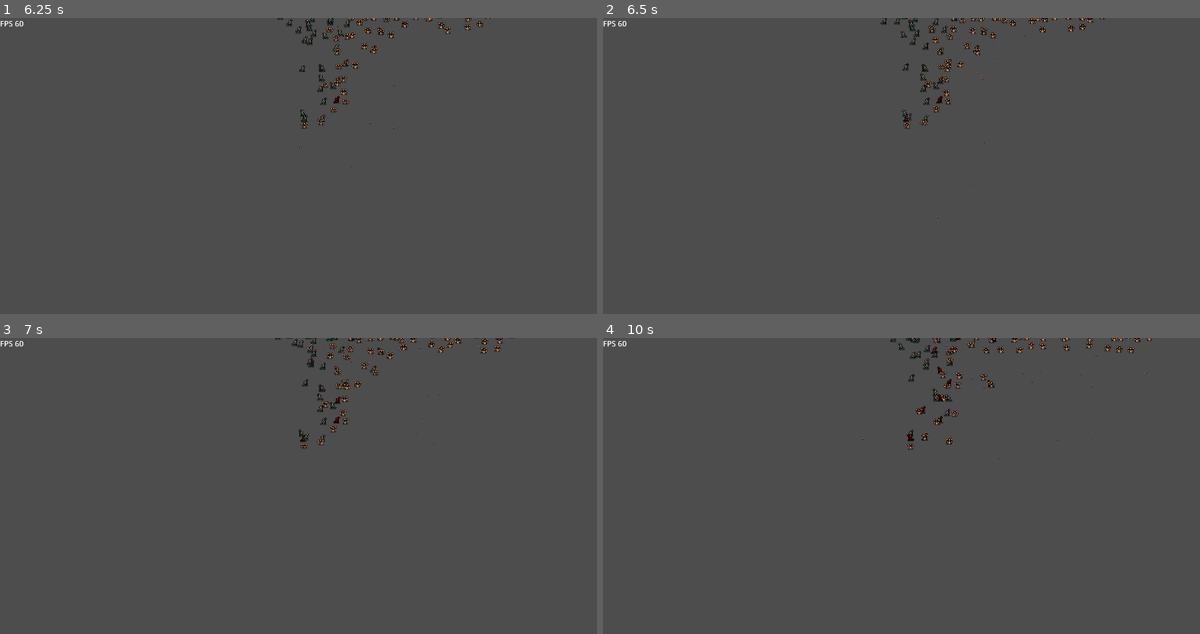
Above: before the commit, frames 1-4 (two rows, left to right).
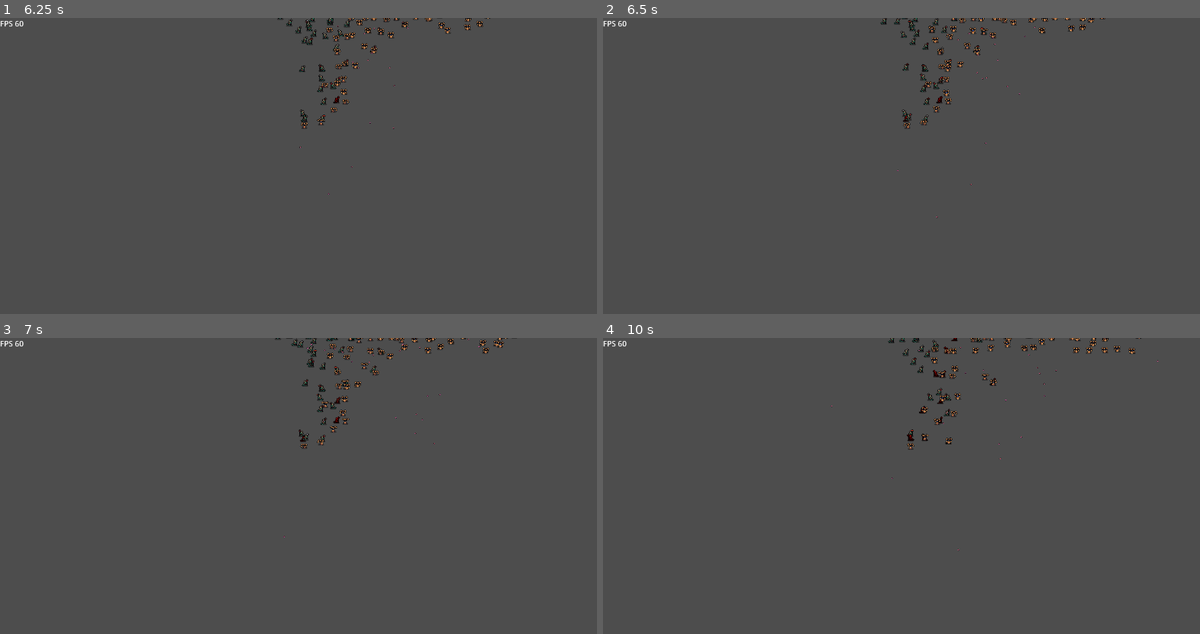
Above: after the commit, the same moments.

Repository: Snayff/nqp3
Game: Godot game, scene res://scenes/stages/combat/stage_combat.tscn
Two runs of this game, one before a commit and one after it. Both use one fixed random seed, a clock stepped at 60 frames per second and the inputs below.
Inputs (mouse positions are in pixels of both pictures, inside the frame that each line leads up to):
- Up to frame 1 (6.25 s): move the mouse to (435, 171) at 0.52 s; click (435, 171) at 0.67 s; move the mouse to (185, 207) at 1.27 s; click (185, 207) at 1.42 s; move the mouse to (364, 112) at 2.02 s; click (364, 112) at 2.17 s; move the mouse to (274, 257) at 2.77 s; click (274, 257) at 2.92 s; move the mouse to (489, 240) at 3.52 s; click (489, 240) at 3.67 s; move the mouse to (119, 136) at 4.27 s; click (119, 136) at 4.42 s; move the mouse to (334, 189) at 5.02 s; click (334, 189) at 5.17 s; move the mouse to (214, 103) at 5.77 s; click (214, 103) at 5.92 s
- Up to frame 2 (6.5 s): no input
- Up to frame 3 (7 s): move the mouse to (435, 491) at 6.52 s; click (435, 491) at 6.67 s
- Up to frame 4 (10 s): move the mouse to (788, 527) at 7.27 s; click (788, 527) at 7.42 s; move the mouse to (967, 432) at 8.02 s; click (967, 432) at 8.17 s; move the mouse to (877, 577) at 8.77 s; click (877, 577) at 8.92 s; move the mouse to (1092, 560) at 9.52 s; click (1092, 560) at 9.67 s

Frame 1 is identical in both runs. In frame 2, 0.1% of the frame differs, in the area x 68-83%, y 0-6%; in frame 3, 0.3%; in frame 4, 1.4%, in the area x 38-93%, y 0-48%.

Commit message:
fixed ability for actor to die

Diff:
--- a/scenes/entities/actor/actor.gd
+++ b/scenes/entities/actor/actor.gd
@@ -159,6 +159,10 @@
 
 ## update the current state
 func update_state() -> void:
+	# dont change state if dead
+	if _state == Constants.ActorState.DEAD:
+		return
+
 	# if we have target, move towards them, else get new
 	if _target != null:
 		# cast if in range, else move closer
@@ -209,6 +213,8 @@
 
 		Constants.ActorState.DEAD:
 			animated_sprite.play("death")
+
+	print(name + " currently playing " + animated_sprite.animation + " animation.")
 
 
 ## process the current state, e.g. moving if in MOVING
@@ -328,6 +334,7 @@
 			pass
 
 		Constants.ActorState.DEAD:
+			# FIXME: we're never hitting this. dont seem to ever enter death anim
 			die()
 
 
--- a/scenes/entities/actor/actor.tscn
+++ b/scenes/entities/actor/actor.tscn
@@ -1,13 +1,17 @@
-[gd_scene load_steps=5 format=3 uid="uid://cq56hcu2wn2y7"]
+[gd_scene load_steps=7 format=3 uid="uid://cq56hcu2wn2y7"]
 
 [ext_resource type="Script" path="res://scenes/entities/actor/actor.gd" id="1_de4j8"]
 [ext_resource type="PackedScene" path="res://scenes/components/hurt_box/hurt_box.tscn" id="2_eofpl"]
+[ext_resource type="Script" path="res://scenes/entities/actor/actor_debug_info.gd" id="3_ddju0"]
 
 [sub_resource type="CapsuleShape2D" id="CapsuleShape2D_pdl0k"]
 radius = 4.0
 height = 12.0
 
 [sub_resource type="SpriteFrames" id="SpriteFrames_rlvhe"]
+
+[sub_resource type="LabelSettings" id="LabelSettings_dcwuh"]
+font_size = 8
 
 [node name="Actor" type="CharacterBody2D" groups=["actor"]]
 position = Vector2(1, -3)
@@ -43,5 +47,12 @@
 collision_mask = 4
 monitoring = false
 
+[node name="DebugInfo" type="Label" parent="."]
+visible = false
+offset_right = 40.0
+offset_bottom = 23.0
+label_settings = SubResource("LabelSettings_dcwuh")
+script = ExtResource("3_ddju0")
+
 [connection signal="animation_finished" from="AnimatedSprite2D" to="." method="_on_animation_completed"]
 [connection signal="animation_looped" from="AnimatedSprite2D" to="." method="_on_animation_completed"]
--- /dev/null
+++ b/scenes/entities/actor/actor_debug_info.gd
@@ -0,0 +1,7 @@
+extends Label
+
+func _process(delta: float) -> void:
+	var parent = get_parent()
+	var state = Constants.ActorState.keys()[parent._state]
+	var anim = parent.animated_sprite.animation
+	set_text("State: " + str(state) + "\n Anim: " + anim)
--- a/scripts/components/actor_actions.gd
+++ b/scripts/components/actor_actions.gd
@@ -5,7 +5,9 @@
 
 var attacks : Dictionary = {}  ## {uid, BaseAction}
 var reactions : Dictionary = {}  ## {ReactionTriggerType, {uid, BaseAction}}
-var lowest_attack_range : int :  ## TODO: add memoization as getting called a lot
+var lowest_attack_range : int :
+	## TODO: add memoization as getting called a lot
+	## FIXME: never go below lowest attack range; current when all atatcks on cd we run at enemy
 	get:
 		var lowest = 9999
 		for attack in attacks.values():
@@ -24,8 +26,8 @@
 		push_warning("Tried to set has_ready_attack directly. Not allowed.")
 
 func _ready() -> void:
+	# N.B. _ready called too late to init triggers
 	pass
-	# N.B. _ready called too late to init triggers
 
 
 func add_attack(attack: BaseAction) -> void:
--- a/scripts/globals/combat.gd
+++ b/scripts/globals/combat.gd
@@ -30,7 +30,7 @@
 	else:
 		team2 = "enemy"
 
-	#print(attacker.name + "(" + team  + ") dealt " + str(damage) + " to " + defender.name + "(" + team2 + ").")
+	print(attacker.name + "(" + team  + ") dealt " + str(damage) + " to " + defender.name + "(" + team2 + "). Remaining health is " + str(defender.stats.health))
 
 
 ## work out damage of an attack on a defender
